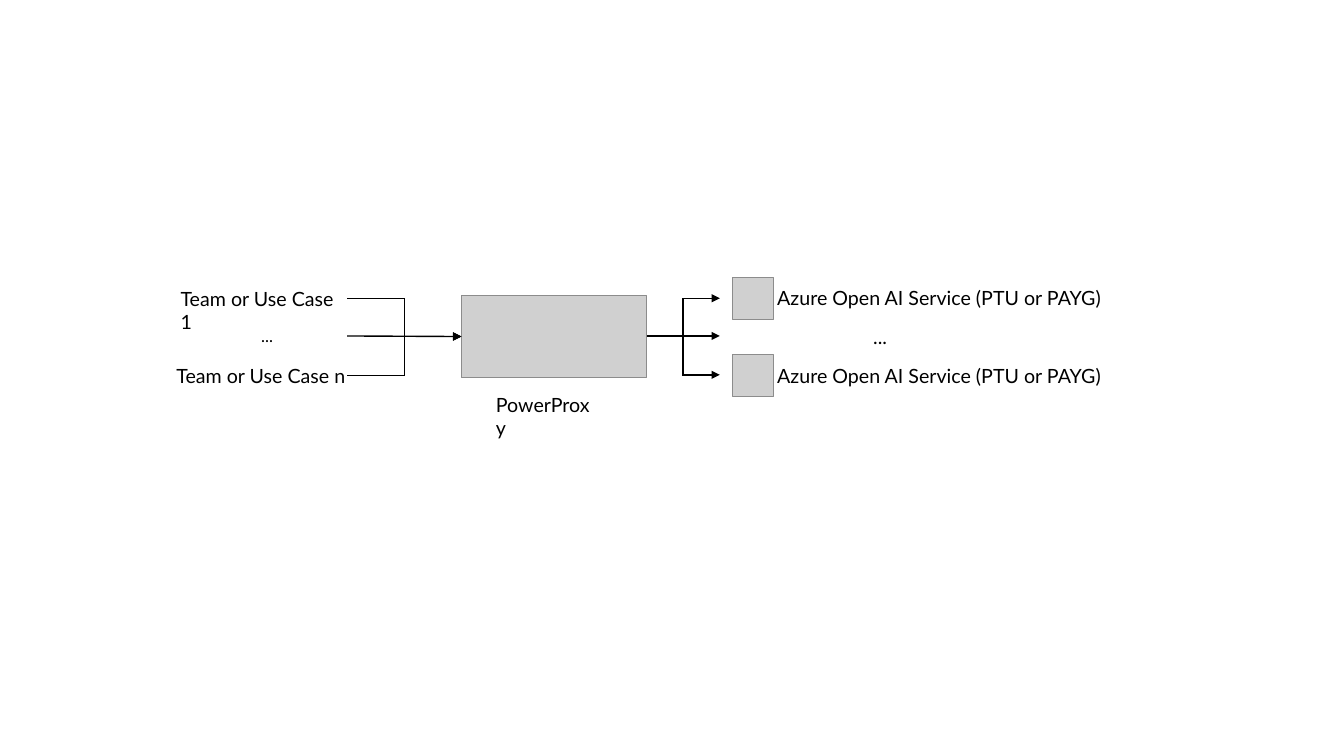
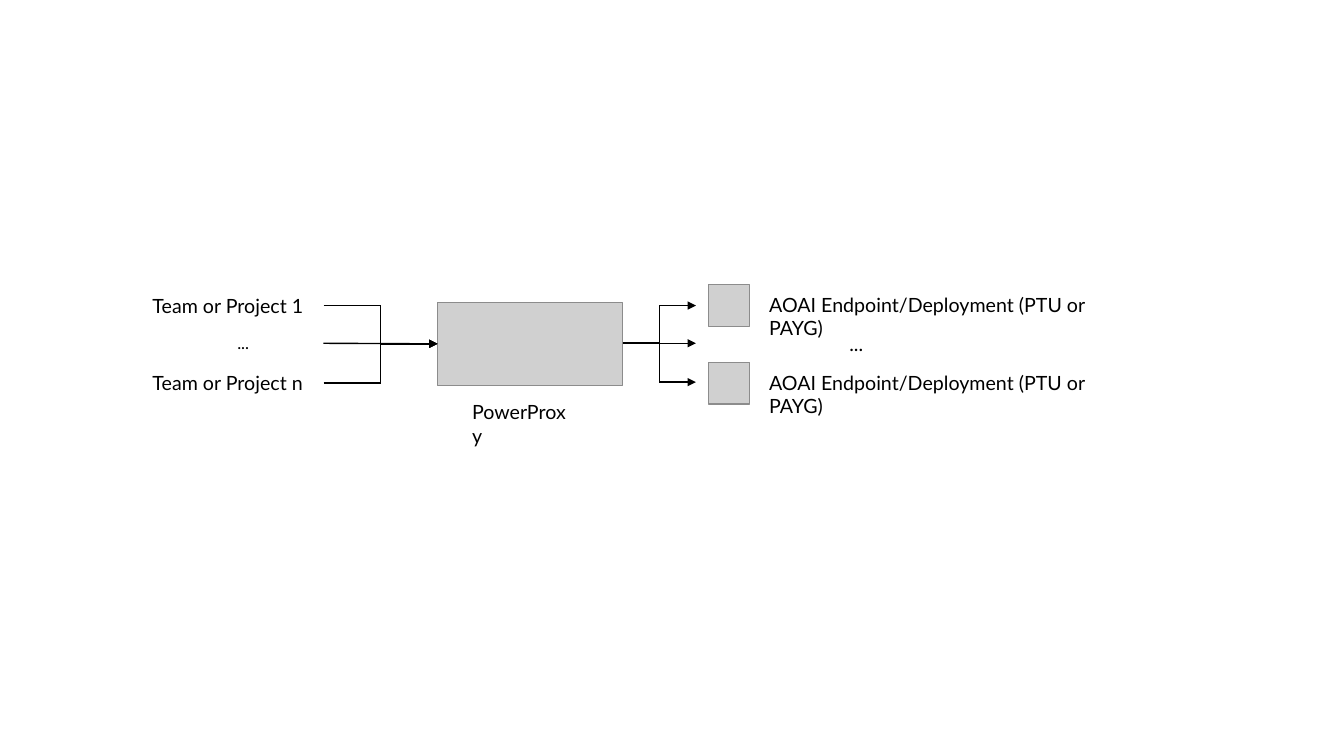
Before and after one commit to timoklimmer/powerproxy-aoai, a slide deck: slide 3 of docs/Diagrams.pptx. Drawn at 1344x756 pixels with LibreOffice and Linux fonts; fonts in the diff are those of the drawing; grey boxes stand for pictures. Boxes give left, top, right and bottom in pixels: in the first picture for what was removed or moved away, otherwise in the second. Text is boxed around its words. In the diff, an @@ line names an element or a change of style, - is before the commit and + after.

```diff
--- a/docs/Diagrams.pptx
+++ b/docs/Diagrams.pptx
@@ text at bbox=[152, 298, 303, 317]: text changed @@
-Team or Use Case 1
+Team or Project 1
@@ text at bbox=[769, 297, 1085, 338]: text changed @@
-Azure Open AI Service (PTU or PAYG)
+AOAI Endpoint/Deployment (PTU or PAYG)
@@ 2 elbow arrows, 2 arrows: place and size @@
-2 elbow arrows, 2 arrows at bbox=[347, 298, 720, 337]
+2 elbow arrows, 2 arrows at bbox=[324, 306, 696, 344]
@@ 3 pictures, 3 texts, 2 elbow arrows: place and size @@
-3 pictures, 3 texts, 2 elbow arrows at bbox=[188, 277, 1049, 417]
+3 pictures, 3 texts, 2 elbow arrows at bbox=[163, 284, 1025, 424]
@@ text at bbox=[152, 375, 303, 394]: text changed @@
-Team or Use Case n
+Team or Project n
@@ text at bbox=[769, 375, 1085, 416]: text changed @@
-Azure Open AI Service (PTU or PAYG)
+AOAI Endpoint/Deployment (PTU or PAYG)
```
Also in this commit, not shown: 4 other slides changed, 6 other files.
